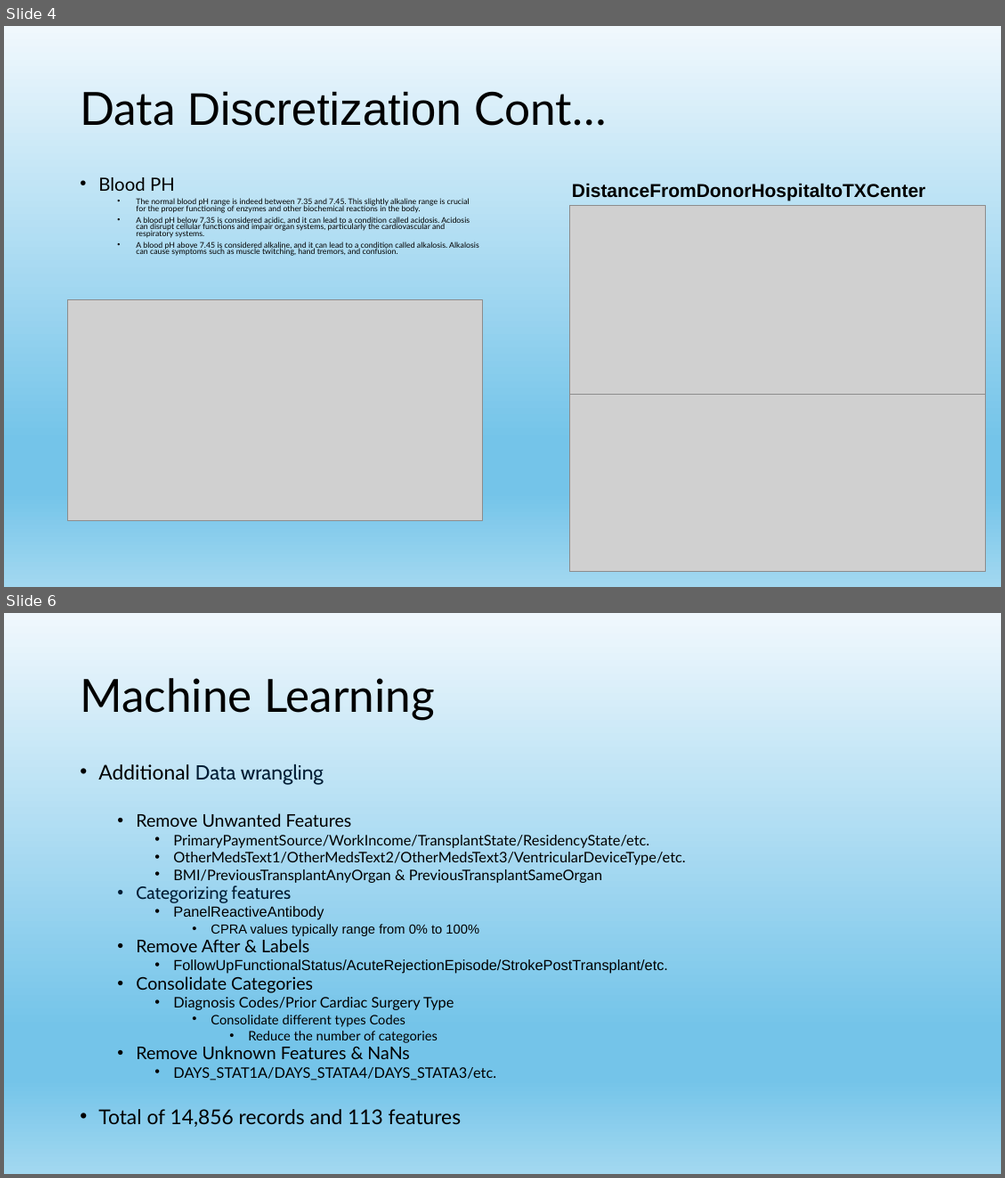
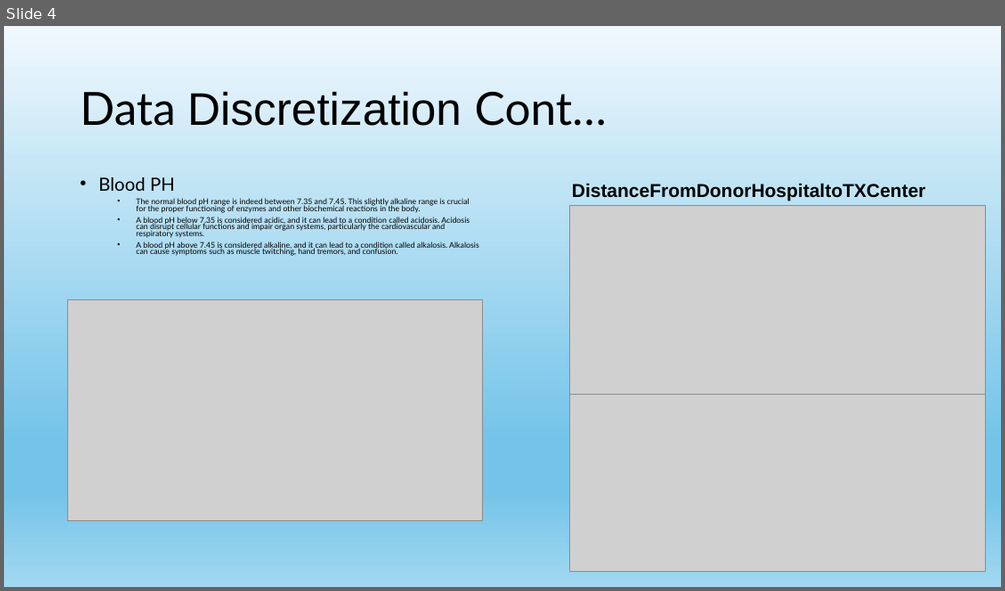
Before and after one commit to Denvirgama/Project, a slide deck: UNOS/UNOS_Discretization.pptx. Shown one above the other, each under a label of ours: slides 4 and 6 before the commit, slide 4 after it; the slides between them are not shown. The pictures are 1005x1178 and 1005x591 pixels, drawn with LibreOffice and Linux fonts; fonts in the diff are those of the drawing; grey boxes stand for pictures. Boxes give left, top, right and bottom in pixels: in the first picture for what was removed or moved away, otherwise in the second. Text is boxed around its words. In the diff, an @@ line names an element or a change of style, - is before the commit and + after.

```diff
--- a/UNOS/UNOS_Discretization.pptx
+++ b/UNOS/UNOS_Discretization.pptx
@@ slide 6 removed at (x1=4, y1=613, x2=1001, y2=1174), background gradient #F0F8FD to #74C4E9 to #A2D8F0 @@
@@ title removed at (x1=80, y1=678, x2=435, y2=720) @@
-Machine Learning
@@ text removed at (x1=98, y1=764, x2=685, y2=1127) @@
-• Additional Data wrangling
-  • Remove Unwanted Features
-    • PrimaryPaymentSource/WorkIncome/TransplantState/ResidencyState/etc.
-    • OtherMedsText1/OtherMedsText2/OtherMedsText3/VentricularDeviceType/etc.
-    • BMI/PreviousTransplantAnyOrgan & PreviousTransplantSameOrgan
-  • Categorizing features
-    • PanelReactiveAntibody
-      • CPRA values typically range from 0% to 100%
-  • Remove After & Labels
-    • FollowUpFunctionalStatus/AcuteRejectionEpisode/StrokePostTransplant/etc.
-  • Consolidate Categories
-    • Diagnosis Codes/Prior Cardiac Surgery Type
-      • Consolidate different types Codes
-        • Reduce the number of categories
-  • Remove Unknown Features & NaNs
-    • DAYS_STAT1A/DAYS_STATA4/DAYS_STATA3/etc.
-• Total of 14,856 records and 113 features
```
Also in this commit, not shown: 1 slide changed, 3 slides added, 1 other slide removed, 5 other files.
